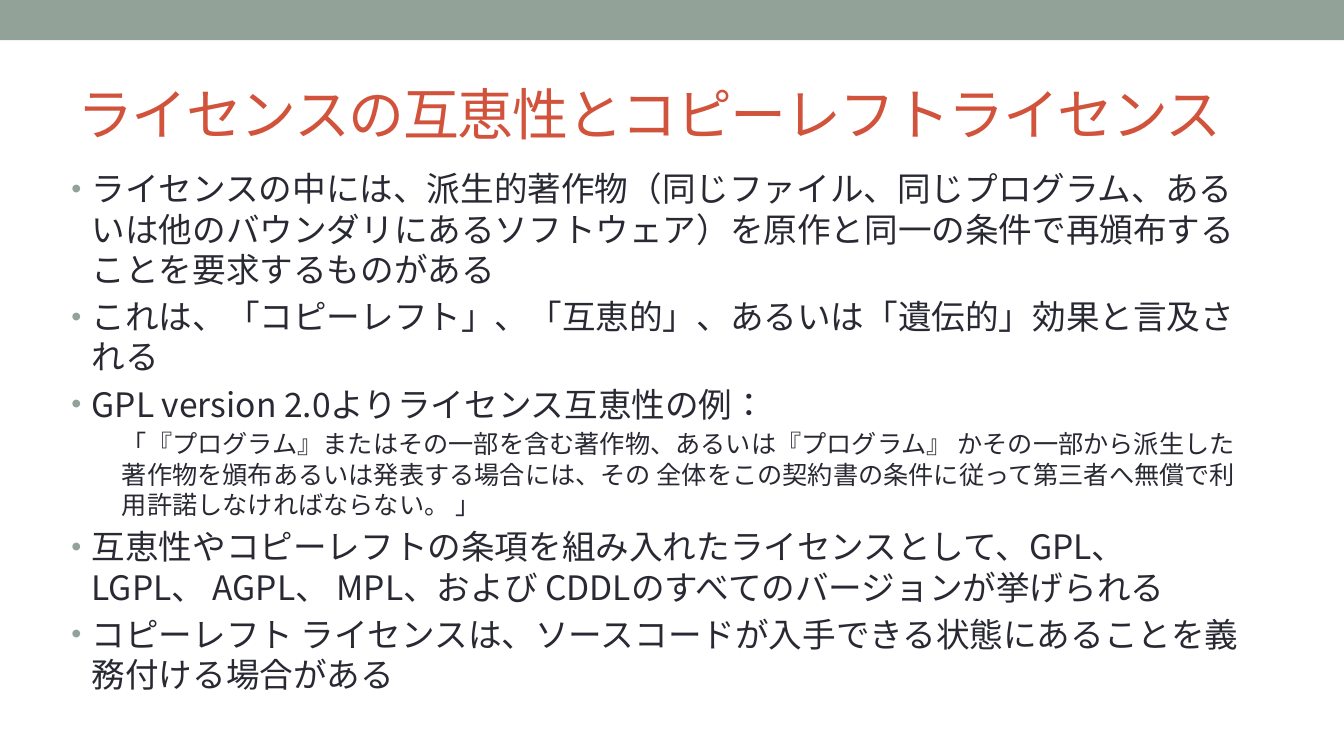
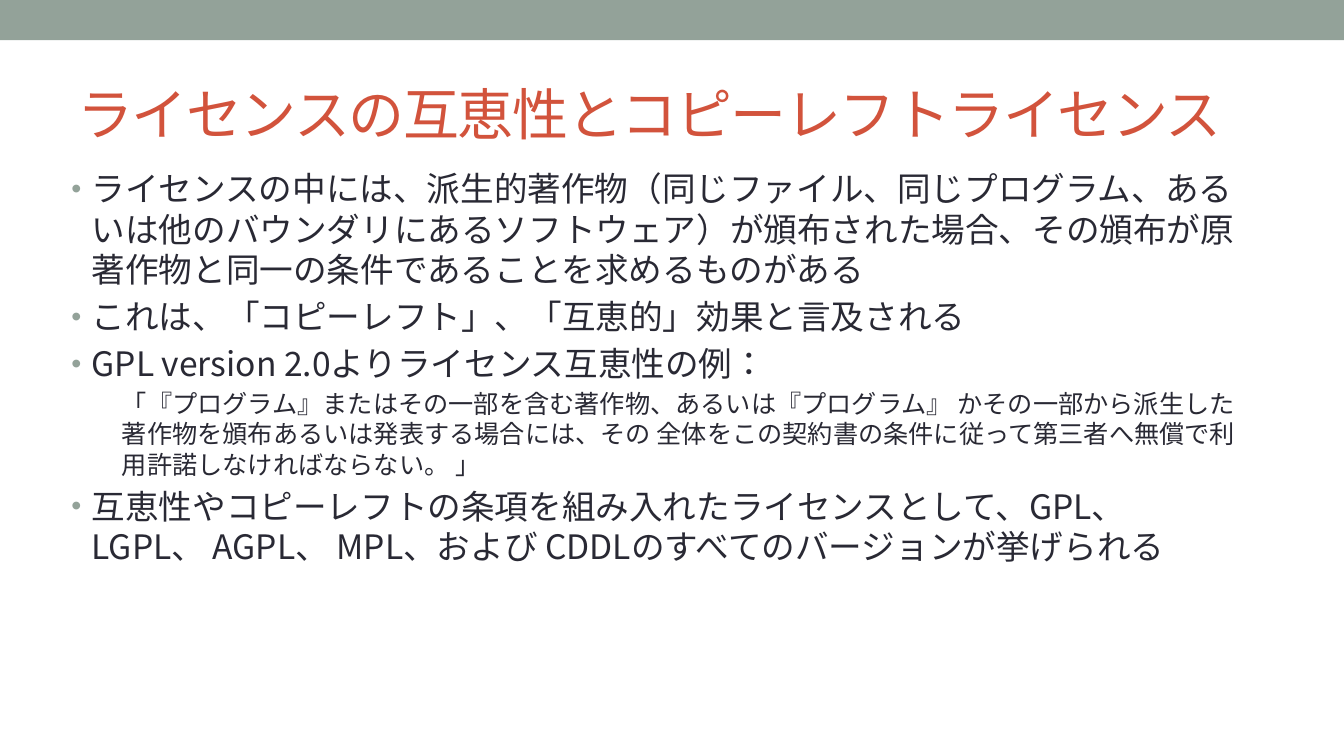
Before and after one commit to OpenChain-Project/Curriculum-Translation-JP, a slide deck: slide 17 of REVIEW/Version_for_v1.1/openchain-curriculum-for-1-1_JP_review_tani.pptx. Drawn at 1344x756 pixels with LibreOffice and Linux fonts; fonts in the diff are those of the drawing; background and template pictures are left out. Boxes give left, top, right and bottom in pixels: in the first picture for what was removed or moved away, otherwise in the second. Text is boxed around its words. In the diff, an @@ line names an element or a change of style, - is before the commit and + after.

```diff
--- a/REVIEW/Version_for_v1.1/openchain-curriculum-for-1-1_JP_review_tani.pptx
+++ b/REVIEW/Version_for_v1.1/openchain-curriculum-for-1-1_JP_review_tani.pptx
@@ text at [92,172,1234,332]: text changed @@
-• ライセンスの中には、派生的著作物（同じファイル、同じプログラム、あるいは他のバウンダリにあるソフトウェア）を原作と同一の条件で再頒布することを要求するものがある
-• これは、「コピーレフト」、「互恵的」、あるいは「遺伝的」効果と言及される
+• ライセンスの中には、派生的著作物（同じファイル、同じプログラム、あるいは他のバウンダリにあるソフトウェア）が頒布された場合、その頒布が原著作物と同一の条件であることを求めるものがある
+• これは、「コピーレフト」、「互恵的」効果と言及される
@@ text at [92,618,1239,690]: paragraph removed @@
-• コピーレフト ライセンスは、ソースコードが入手できる状態にあることを義務付ける場合がある
```
Also in this commit, not shown: 5 other slides changed, 1 slide added.
